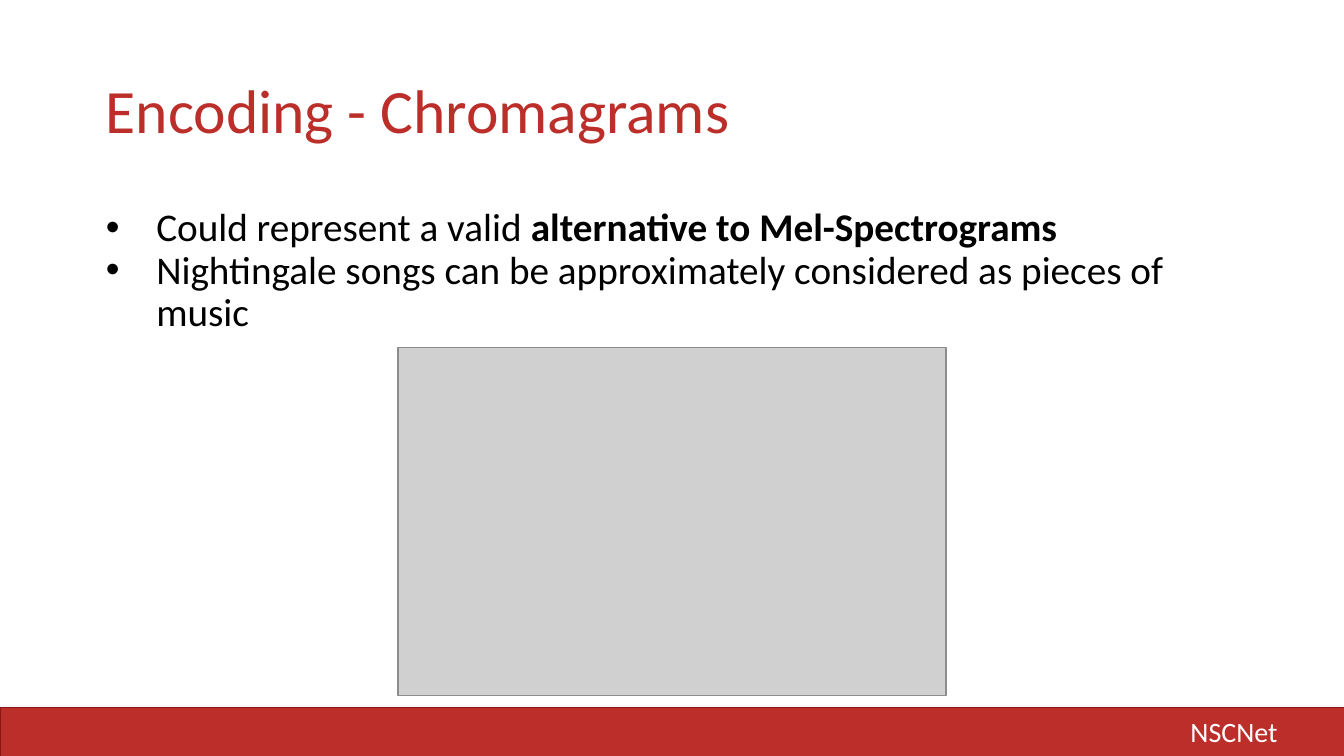
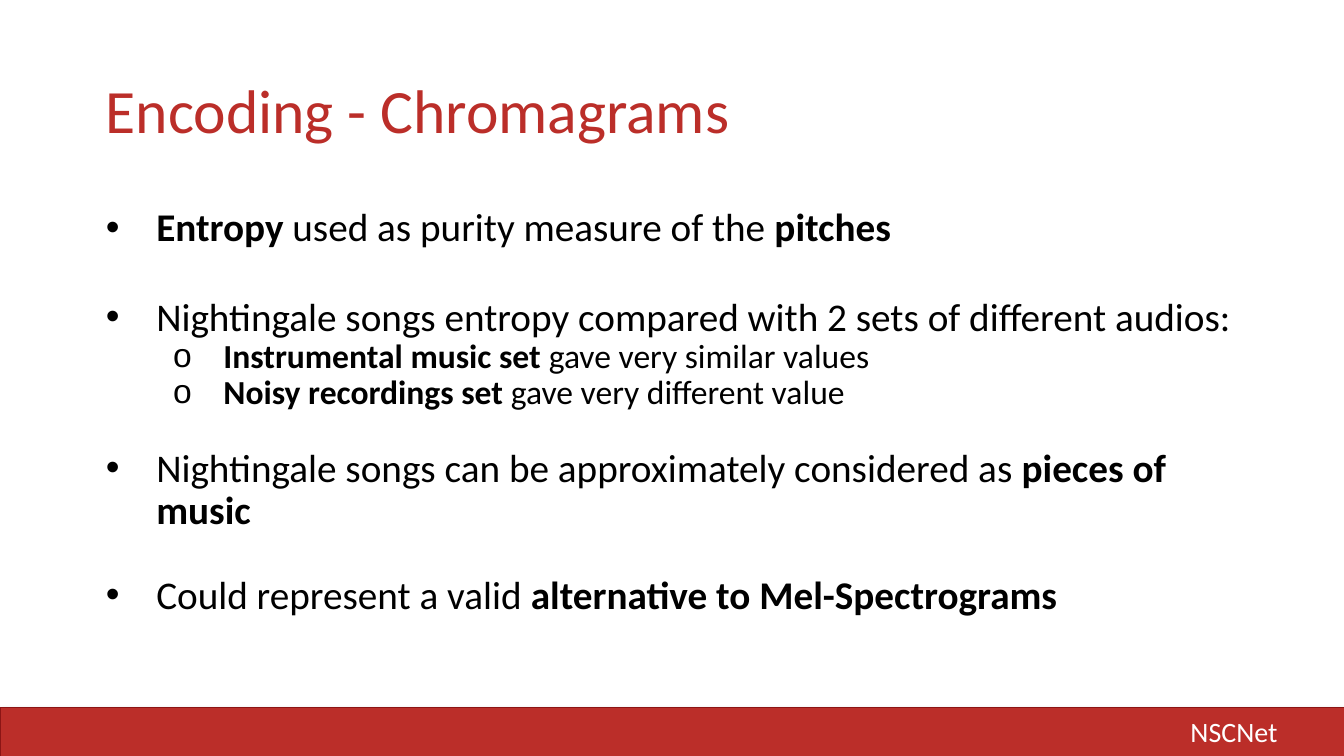
Before and after one commit to LIA-UniBo/NSCNet, a slide deck: slide 11 of docs/AII - Project Slides.pptx. Drawn at 1344x756 pixels with LibreOffice and Linux fonts; fonts in the diff are those of the drawing; grey boxes stand for pictures. Boxes give left, top, right and bottom in pixels: in the first picture for what was removed or moved away, otherwise in the second. Text is boxed around its words. In the diff, an @@ line names an element or a change of style, - is before the commit and + after.

Commit message:
Slides updated.

```diff
--- a/docs/AII - Project Slides.pptx
+++ b/docs/AII - Project Slides.pptx
@@ text at box(156, 213, 1230, 525): paragraphs added @@
+• Entropy used as purity measure of the pitches
+• Nightingale songs entropy compared with 2 sets of different audios:
+  o Instrumental music set gave very similar values
+  o Noisy recordings set gave very different value
+• Nightingale songs can be approximately considered as pieces of music
@@ text at box(156, 256, 1163, 327): paragraph removed @@
-• Nightingale songs can be approximately considered as pieces of music
@@ picture removed at box(398, 348, 946, 696) @@
```
Also in this commit, not shown: 2 other slides changed.
